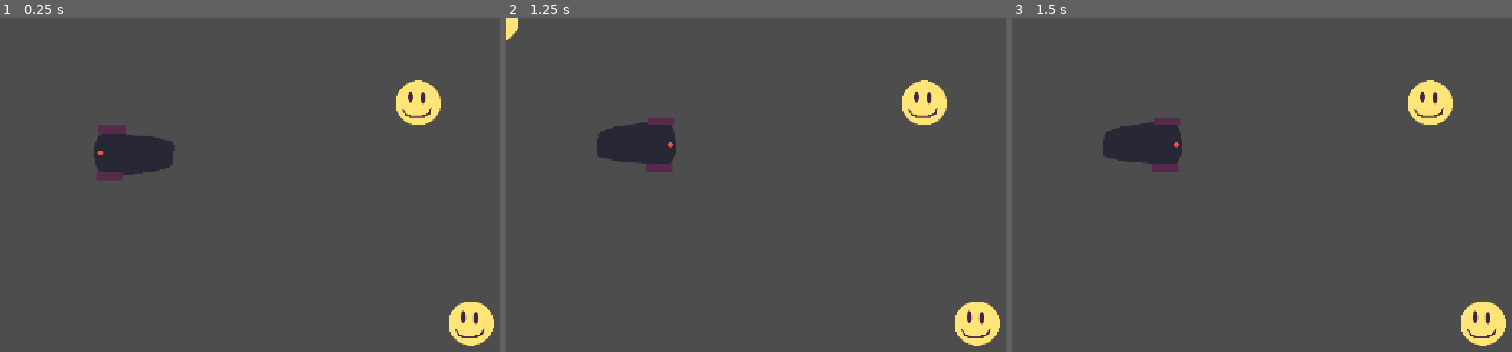
Above: before the commit, frames 1-3 (left to right).
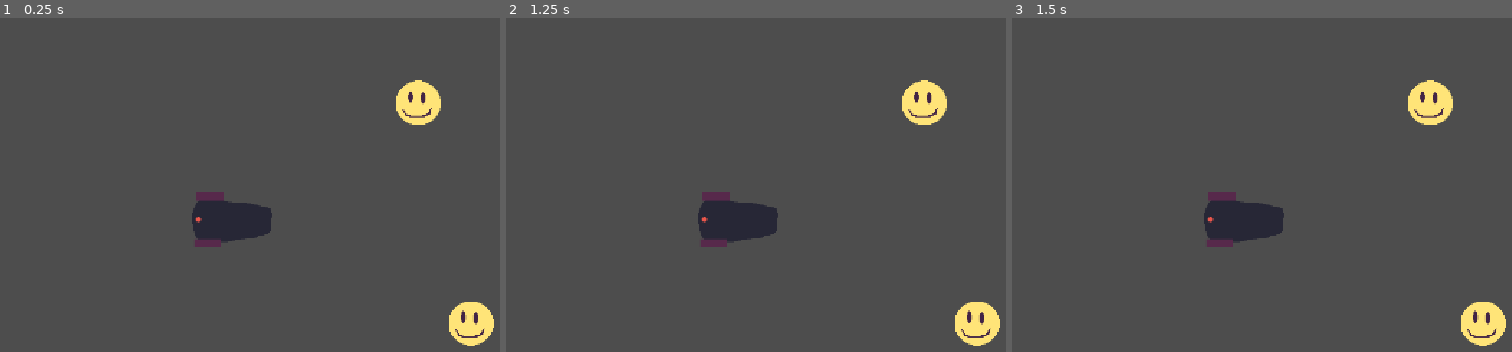
Above: after the commit, the same moments.

Repository: rmkubik/chain-reaction
Game: Godot game, scene res://main.tscn
The game is run twice, just before and just after one commit, with the same random seed, the same clock (stepped at 60 frames per second) and the same inputs.
Inputs (mouse positions are in pixels of both pictures, inside the frame that each line leads up to):
- Up to frame 1 (0.25 s): no input
- Up to frame 2 (1.25 s): tap Enter at 0.5 s; drag from (636, 148) to (986, 144) at 0.52 s
- Up to frame 3 (1.5 s): drag from (1252, 265) to (1372, 331) at 1.27 s

The runs differ from the first frame. In frame 1, 3.8% of the frame differs, in the area x 18-55%, y 32-69%; in frame 2, 3.9%, in the area x 0-55%, y 0-69%; in frame 3, 3.8%.

Commit message:
mouse cannon firing fixes

Diff:
--- a/cannon.gd
+++ b/cannon.gd
@@ -3,21 +3,13 @@
 
 func fire(power: float):
 	var smiley: Node2D = load("res://smiley.tscn").instantiate()
-	add_child(smiley)
-	smiley.position.x = $".".position.x
-	smiley.position.y = $".".position.y
-	var rb: RigidBody2D = smiley.get_node('RigidBody2D')
-	rb.add_constant_central_force(Vector2.from_angle($".".rotation) * power)
+	var cannonRB: RigidBody2D = get_node('RigidBody2D')
+	var smileyRB: RigidBody2D = smiley.get_node('RigidBody2D')
+	smileyRB.position.x = cannonRB.position.x
+	smileyRB.position.y = cannonRB.position.y
+	smileyRB.add_collision_exception_with(cannonRB)
+	get_node(".").add_child(smiley)
+	smileyRB.add_constant_central_force(Vector2.from_angle($".".rotation) * power)
 
 func aim(direction: Vector2):
 	$".".rotation = direction.angle()
-
-
-func _on_rigid_body_2d_input_event(viewport: Node, event: InputEvent, shape_idx: int) -> void:
-	if event is InputEventMouseButton:
-		var mbe = event as InputEventMouseButton
-		if mbe.button_index != 1:
-			return
-		if mbe.pressed:
-			print("calling")
-			$"../Mouser".on_cannon_clicked(self)
--- a/main.tscn
+++ b/main.tscn
@@ -14,6 +14,6 @@
 scale = Vector2(1.5, 1.5)
 
 [node name="Cannon" parent="." instance=ExtResource("3_h2yge")]
-position = Vector2(190, 188)
+position = Vector2(331, 284)
 
 [node name="Mouser" parent="." instance=ExtResource("4_1bvp3")]
--- a/mouser.gd
+++ b/mouser.gd
@@ -13,9 +13,9 @@
 # length of drag
 var length: float
 # cannon we're firing
-var cannon: Node2D
+var cannon: Cannon
 
-func _start_drag(pos: Vector2, cannon: Node2D = null):
+func _start_drag(pos: Vector2, cannon: Cannon = null):
 	is_dragging = true
 	anchor = pos
 	_update_mouse(pos)
@@ -38,6 +38,17 @@
 	if cannon != null and length > 5:
 		cannon.fire(length)
 
+func _get_cannon(mouse_pos: Vector2) -> Cannon:
+	var parameters = PhysicsPointQueryParameters2D.new()
+	parameters.position = mouse_pos
+	var result: Array = get_world_2d().direct_space_state.intersect_point(parameters)
+	if result.size() == 0: return
+	var rigidBody = result[0]
+	var parent = rigidBody.collider.get_parent()
+	if parent is Cannon:
+		return parent
+	return null
+
 func _input(event: InputEvent):
 	# Mouse in viewport coordinates.
 	if event is InputEventMouseButton:
@@ -45,8 +56,9 @@
 		if mbe.button_index != 1:
 			return
 		if mbe.pressed:
-			pass
-			#_start_drag(mbe.position)
+			var cannon = _get_cannon(mbe.position)
+			if cannon:
+				_start_drag(mbe.position, cannon)
 		elif is_dragging:
 			_release(mbe.position)
 		queue_redraw()
@@ -61,9 +73,6 @@
 	# Print the size of the viewport.
 	#print("Viewport Resolution is: ", get_viewport().get_visible_rect().size)
 
-func on_cannon_clicked(cannon: Node2D):
-	_start_drag(cannon.position, cannon)
-
 #func _draw():
 	#if not is_dragging:
 		#return
